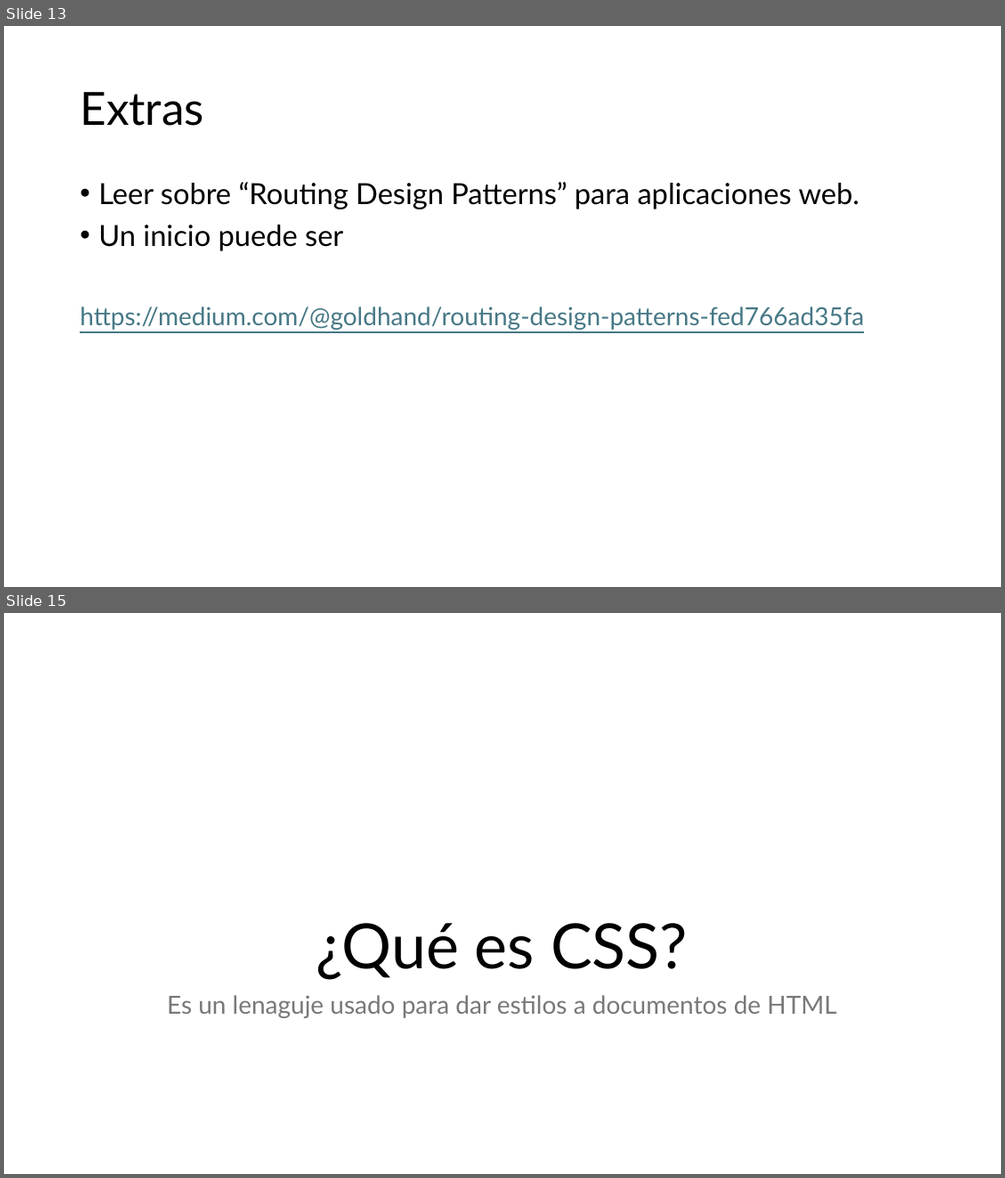
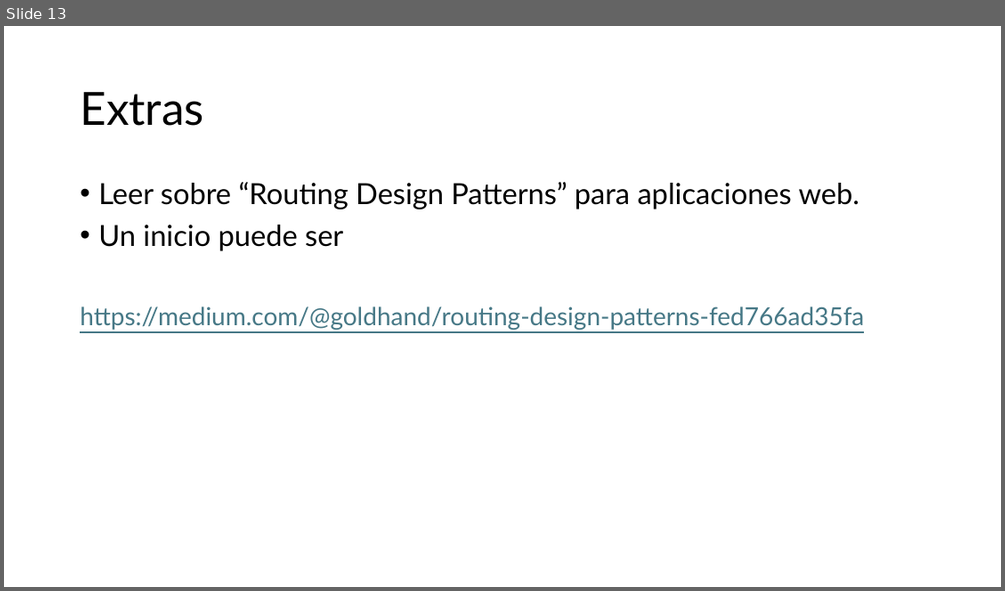
Before and after one commit to enmanuelmag/Bootcamp-FullStack, a slide deck: Unidad_2/Presentación.pptx. Shown one above the other, each under a label of ours: slides 13 and 15 before the commit, slide 13 after it; the slides between them are not shown. The pictures are 1005x1178 and 1005x591 pixels, drawn with LibreOffice and Linux fonts; fonts in the diff are those of the drawing. Boxes give left, top, right and bottom in pixels: in the first picture for what was removed or moved away, otherwise in the second. Text is boxed around its words. In the diff, an @@ line names an element or a change of style, - is before the commit and + after.

```diff
--- a/Unidad_2/Presentación.pptx
+++ b/Unidad_2/Presentación.pptx
@@ slide 15 removed at [4, 613, 1001, 1174], background #FFFFFF @@
@@ title removed at [316, 923, 688, 980] @@
-¿Qué es CSS?
@@ text removed at [167, 995, 836, 1018] @@
-Es un lenaguje usado para dar estilos a documentos de HTML
```
Also in this commit, not shown: 8 other slides removed, 5 other files.
